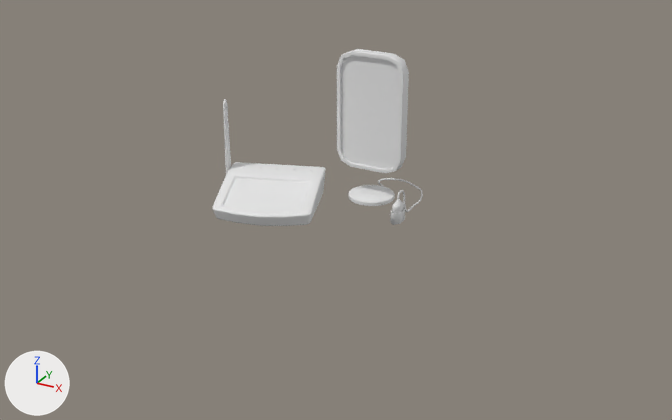
Two versions of the Blender file assets/PROP/school.blend, one commit apart.
Camera for both pictures: a camera (50 mm lens) standing at (4.98, -10.01, 4.71) and looking at (-0.2, -0.6, 0.01). The lights are fixed; the arrows at lower left show +X, +Y and +Z.

Objects in the first picture: 'Celular', 'Charge', 'Cube'.
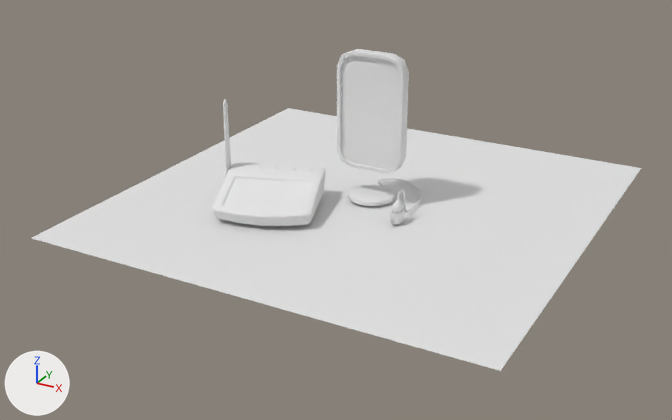
The change, as a diff of the scene's bpy script:
```diff
--- a/assets/PROP/school.blend.py
+++ b/assets/PROP/school.blend.py
@@ ob_plane @@
 ob_plane.scale = (2.92, 2.92, 2.92)
-ob_plane.hide_set(True)  # its collection is switched off
```

Changed parts and their boxes (x1, y1, x2, y2) in the pictures (672 x 420 px):
'Plane', shown
    after: (32, 108, 641, 371)
